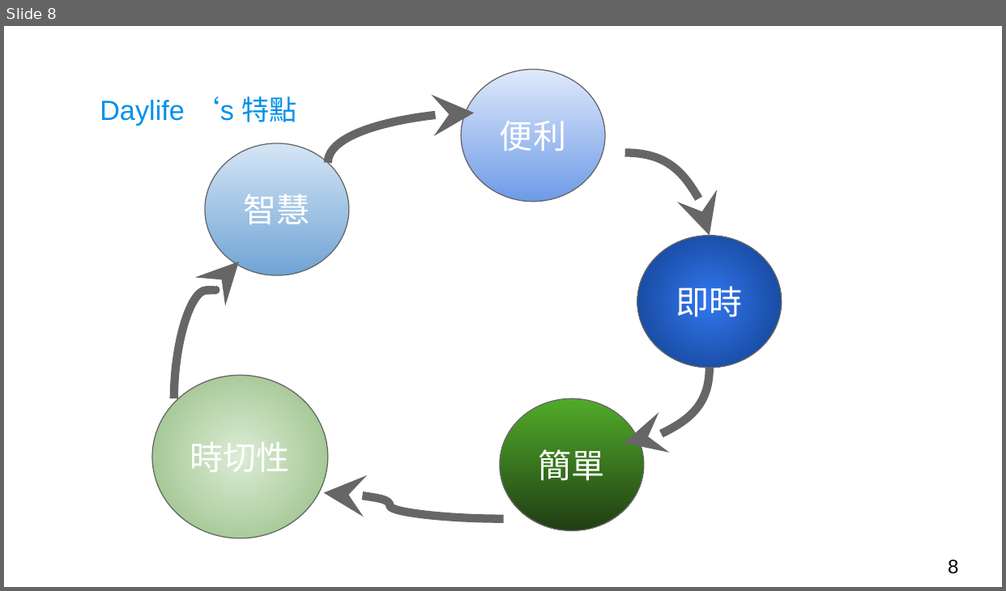
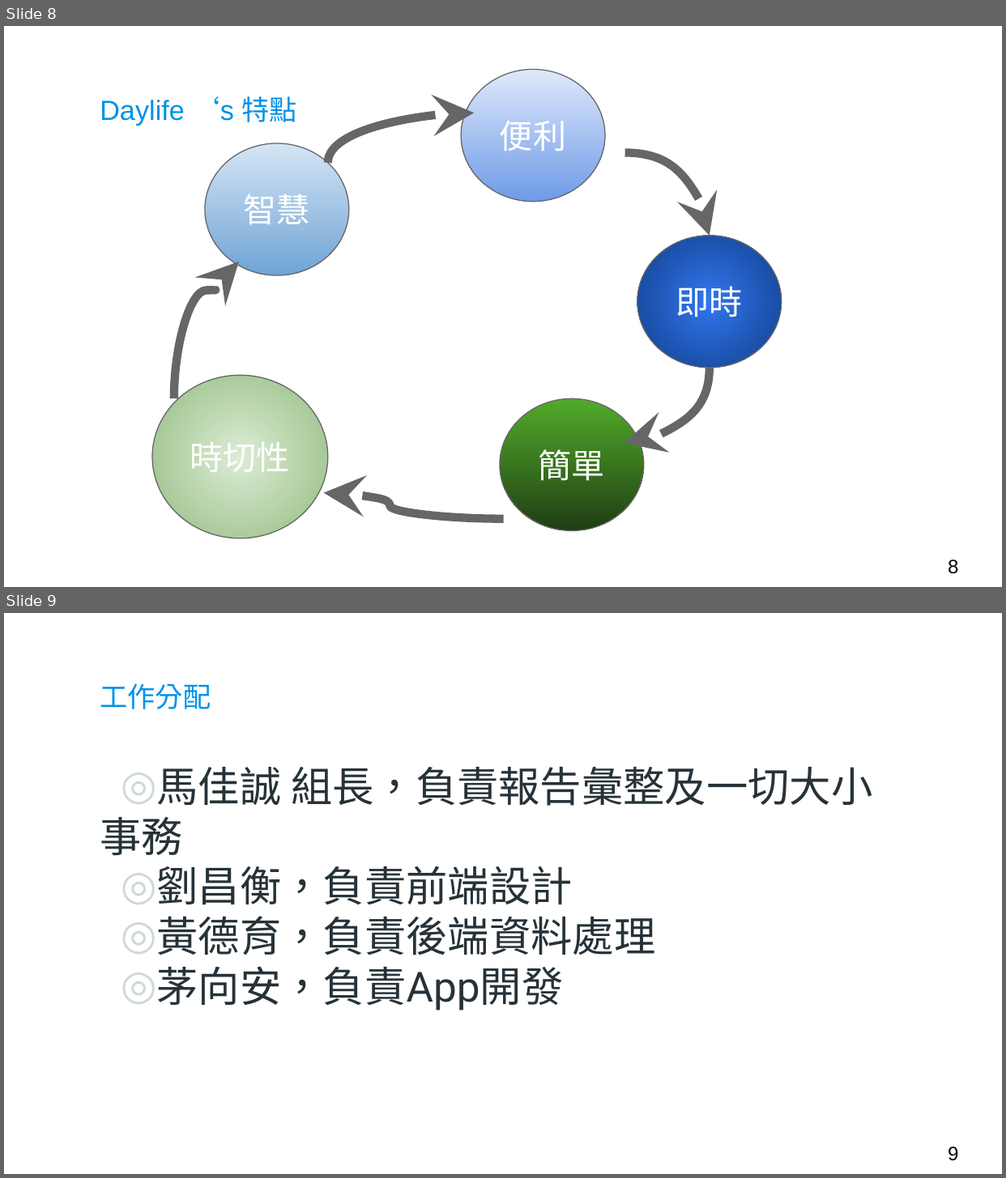
Before and after one commit to changhengliou/opendata, a slide deck: B10202127_HW1.pptx. Shown one above the other, each under a label of ours: slide 8 before the commit, slides 8 and 9 after it. The pictures are 1006x591 and 1006x1178 pixels, drawn with LibreOffice and Linux fonts; fonts in the diff are those of the drawing; background and template pictures are left out. Boxes give left, top, right and bottom in pixels: in the first picture for what was removed or moved away, otherwise in the second. Text is boxed around its words. In the diff, an @@ line names an element or a change of style, - is before the commit and + after.

Commit message:
fix pptx

```diff
--- a/B10202127_HW1.pptx
+++ b/B10202127_HW1.pptx
@@ slide 9 added at bbox=[4, 613, 1002, 1174], background picture (left out) @@
@@ title added at bbox=[100, 683, 211, 709], 20 pt, text #0091EA @@
+工作分配
@@ text added at bbox=[100, 767, 872, 1011], 30 pt, text #263238 @@
+◎ 馬佳誠 組長，負責報告彙整及一切大小事務
+◎ 劉昌衡，負責前端設計
+◎ 黃德育，負責後端資料處理
+◎ 茅向安，負責App開發
@@ page number added at bbox=[948, 1147, 958, 1161], 14 pt, text #000000 @@
+9
```
